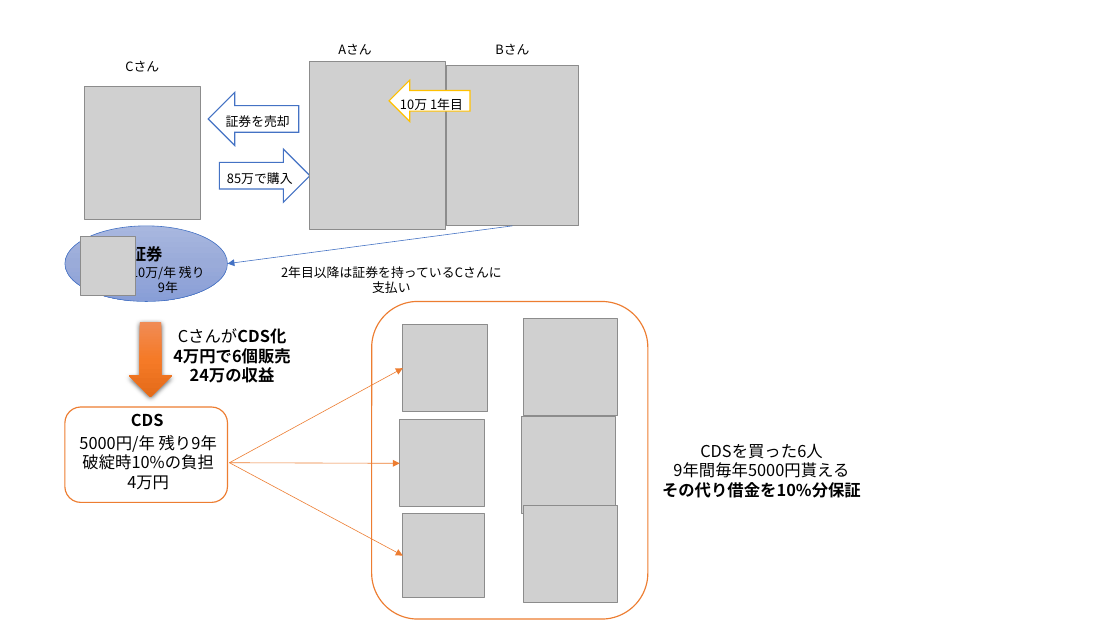
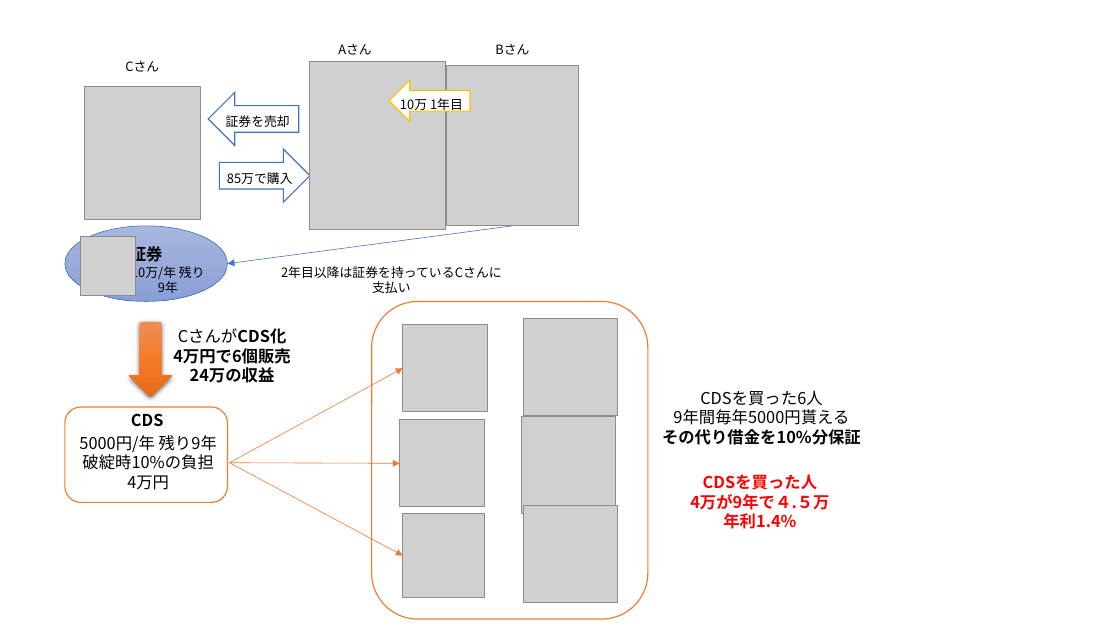
Before and after one commit to gitpitch/myslide, a slide deck: slide 1 of 2018xxxx_2008-financial-crisis/図作成用.pptx (slide 2 before the commit). Drawn at 1120x630 pixels with LibreOffice and Linux fonts; fonts in the diff are those of the drawing; grey boxes stand for pictures. Boxes give left, top, right and bottom in pixels: in the first picture for what was removed or moved away, otherwise in the second. Text is boxed around its words. In the diff, an @@ line names an element or a change of style, - is before the commit and + after.

```diff
--- a/2018xxxx_2008-financial-crisis/図作成用.pptx
+++ b/2018xxxx_2008-financial-crisis/図作成用.pptx
@@ text "CDSを買った6人 9年間毎年5000円貰える": place and size @@
-text "CDSを買った6人 9年間毎年5000円貰える" at box(662, 443, 861, 498)
+text "CDSを買った6人 9年間毎年5000円貰える" at box(662, 390, 861, 445)
@@ text added at box(690, 474, 829, 529), 14 pt, text #FF0000, bold @@
+CDSを買った人
+4万が9年で４.５万
+年利1.4%
```
Also in this commit, not shown: 1 slide added, 1 slide removed, 4 other files.
